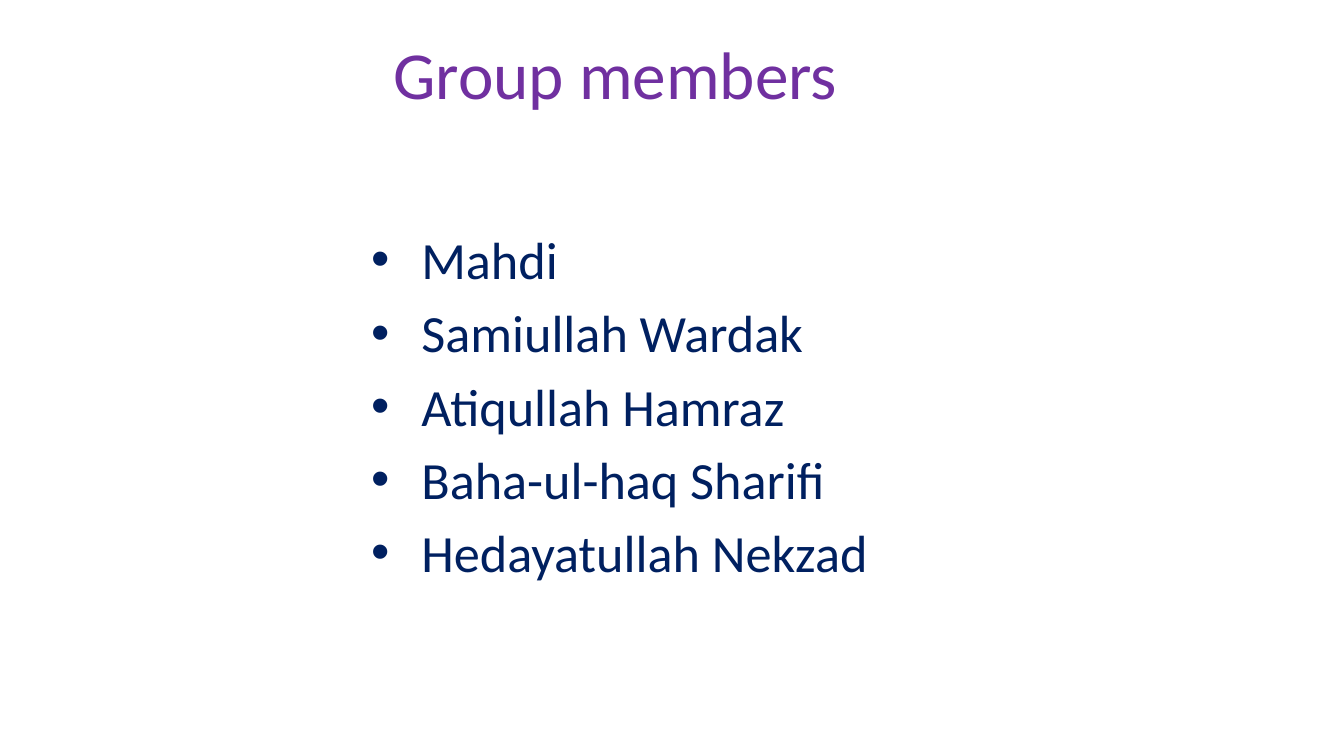
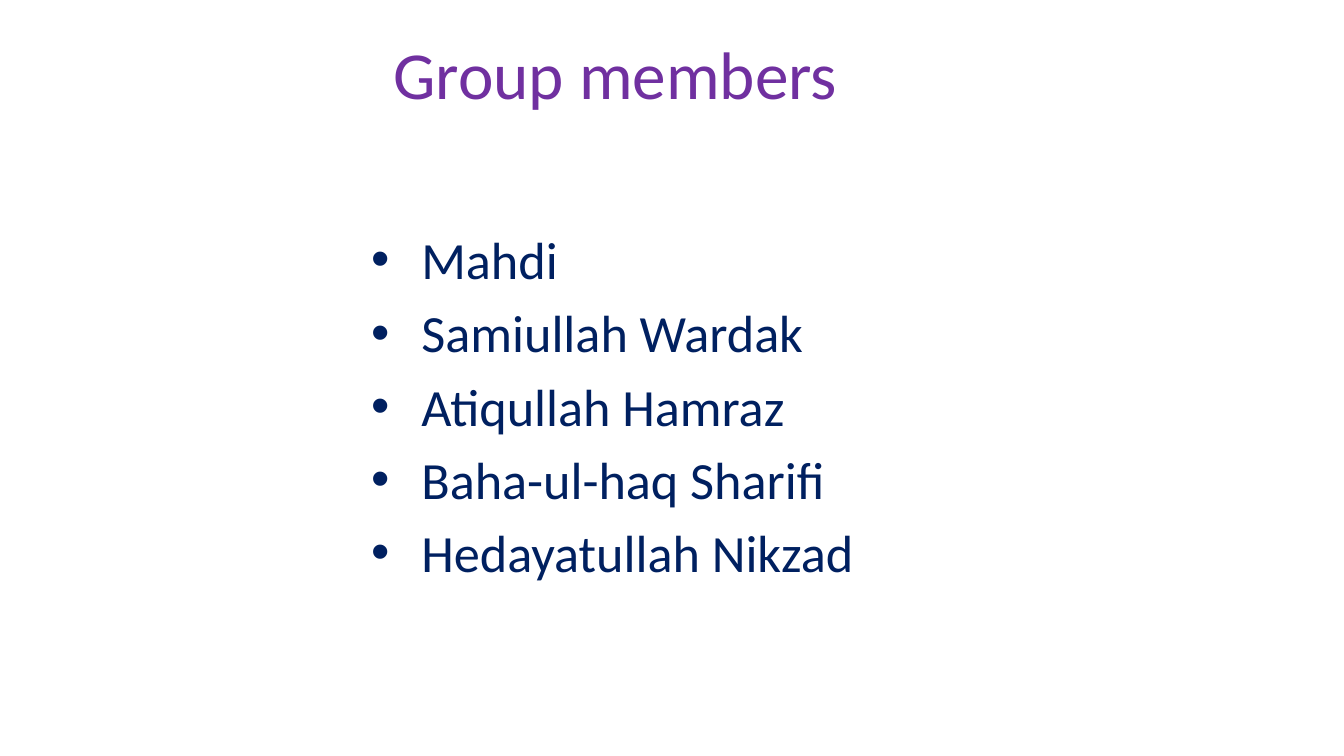
Before and after one commit to Hero-Team/active-drictory-installation-and-configuration-on-windows-server, a slide deck: slide 2 of active.pptx. Drawn at 1344x756 pixels with LibreOffice and Linux fonts; fonts in the diff are those of the drawing; background and template pictures are left out. Boxes give left, top, right and bottom in pixels: in the first picture for what was removed or moved away, otherwise in the second. Text is boxed around its words. In the diff, an @@ line names an element or a change of style, - is before the commit and + after.

Commit message:
i add my file

```diff
--- a/active.pptx
+++ b/active.pptx
@@ text at [421, 535, 854, 581]: text changed @@
-• Hedayatullah Nekzad
+• Hedayatullah Nikzad
```
